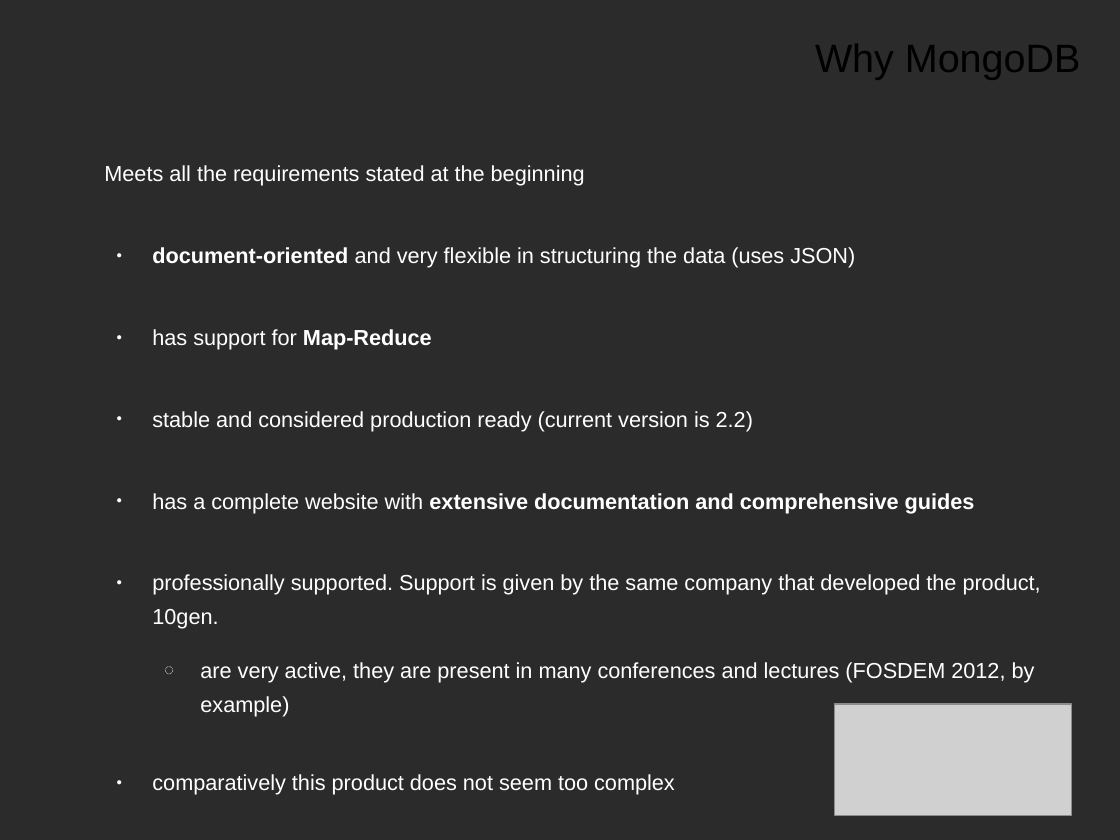
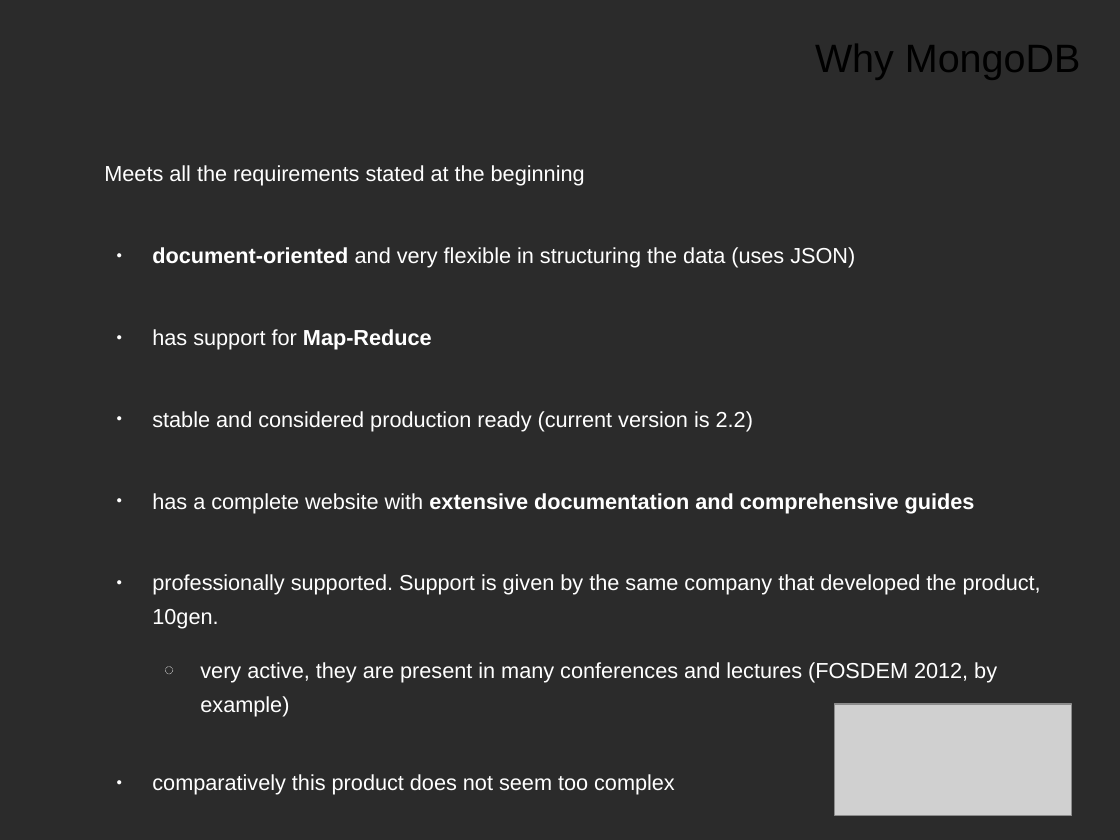
Before and after one commit to Ciges/internet_access_control_demo, a slide deck: slide 12 of NoSQL_Project_MSWL_Presentation.odp. Drawn at 1120x840 pixels with LibreOffice and Linux fonts; fonts in the diff are those of the drawing; grey boxes stand for pictures; background and template pictures are left out; a plain dark background stands for a picture behind light text. Boxes give left, top, right and bottom in pixels: in the first picture for what was removed or moved away, otherwise in the second. Text is boxed around its words. In the diff, an @@ line names an element or a change of style, - is before the commit and + after.

```diff
--- a/NoSQL_Project_MSWL_Presentation.odp
+++ b/NoSQL_Project_MSWL_Presentation.odp
@@ text at [200, 662, 997, 717]: text changed @@
-  ◌ are very active, they are present in many conferences and lectures (FOSDEM 2012, by example)
+  ◌ very active, they are present in many conferences and lectures (FOSDEM 2012, by example)
```
Also in this commit, not shown: 20 other slides changed, 1 other file.
